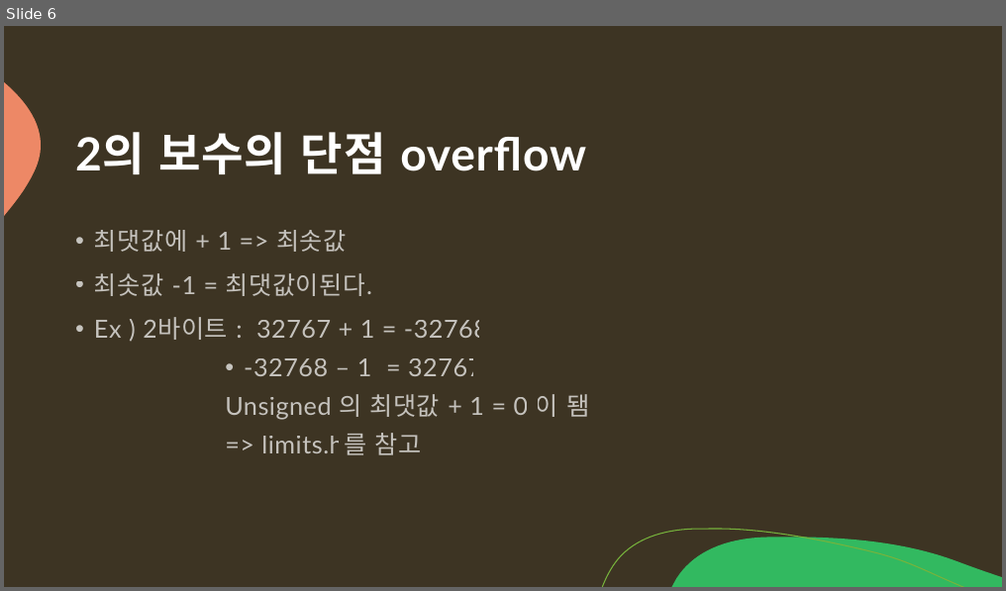
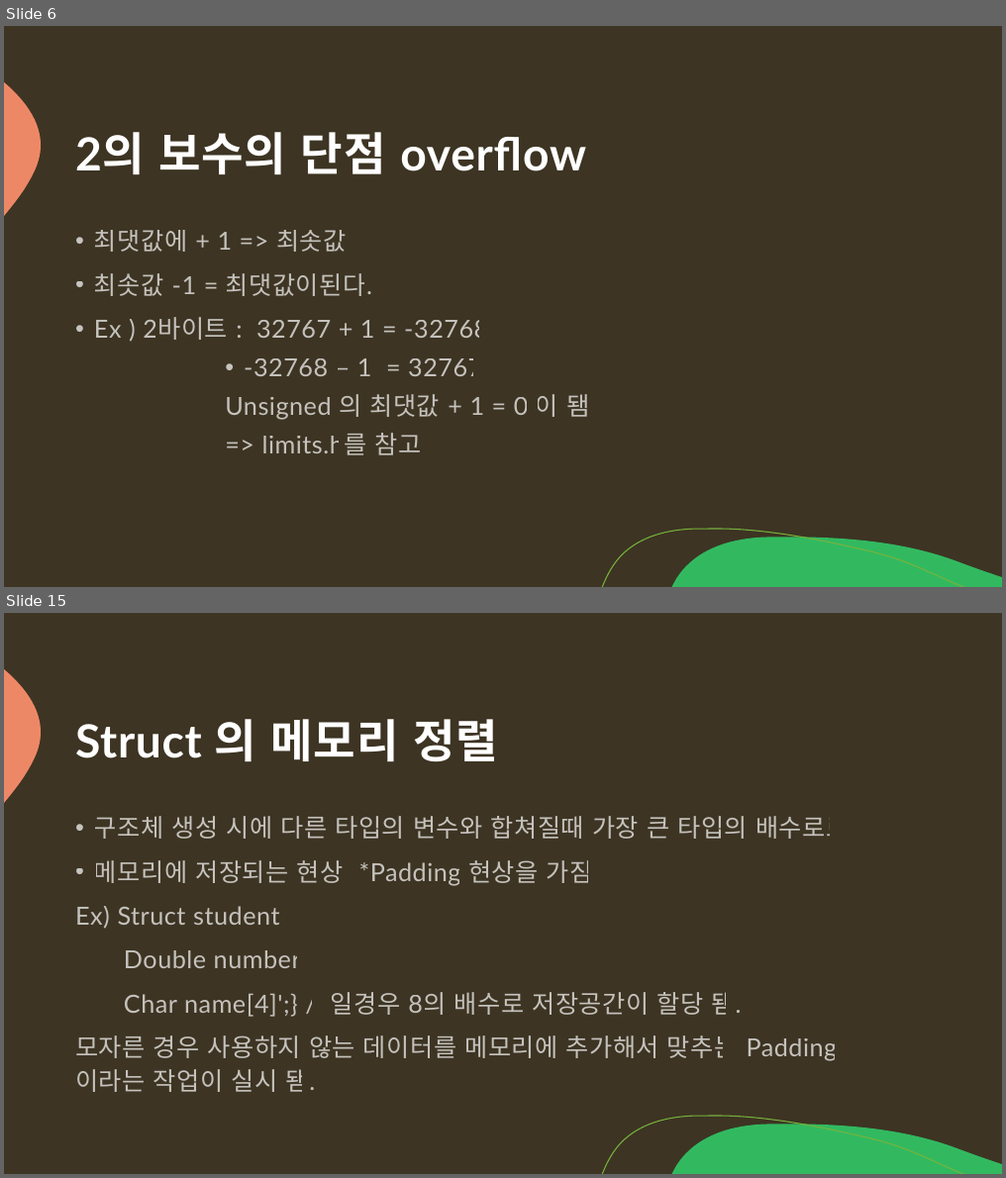
Before and after one commit to arkchimy/_Algorithm, a slide deck: 전공지식/C언어의 기초/C언어 기초지식.pptx. Shown one above the other, each under a label of ours: slide 6 before the commit, slides 6 and 15 after it; the slides between them are not shown. The pictures are 1006x591 and 1006x1178 pixels, drawn with LibreOffice and Linux fonts; fonts in the diff are those of the drawing. Boxes give left, top, right and bottom in pixels: in the first picture for what was removed or moved away, otherwise in the second. Text is boxed around its words. In the diff, an @@ line names an element or a change of style, - is before the commit and + after.

```diff
--- a/전공지식/C언어의 기초/C언어 기초지식.pptx
+++ b/전공지식/C언어의 기초/C언어 기초지식.pptx
@@ slide 15 added at (4, 613, 1002, 1174), background #3D3423; not listed: 3 template elements that a slide beside it also shows @@
@@ title added at (75, 719, 498, 761), 44 pt, text #FFFFFF, bold @@
+Struct 의 메모리 정렬
@@ text added at (75, 816, 848, 1092), 24 pt, text #FFFFFF at 70% opacity @@
+• 구조체 생성 시에 다른 타입의 변수와 합쳐질때 가장 큰 타입의 배수로로
+• 메모리에 저장되는 현상 *Padding 현상을 가짐
+Ex) Struct student {
+Double number;
+Char name[4]';} // 일경우 8의 배수로 저장공간이 할당 됌.
+모자른 경우 사용하지 않는 데이터를 메모리에 추가해서 맞추는 Padding이라는 작업이 실시 됌.
```
Also in this commit, not shown: 4 slides changed, 10 other slides added.
